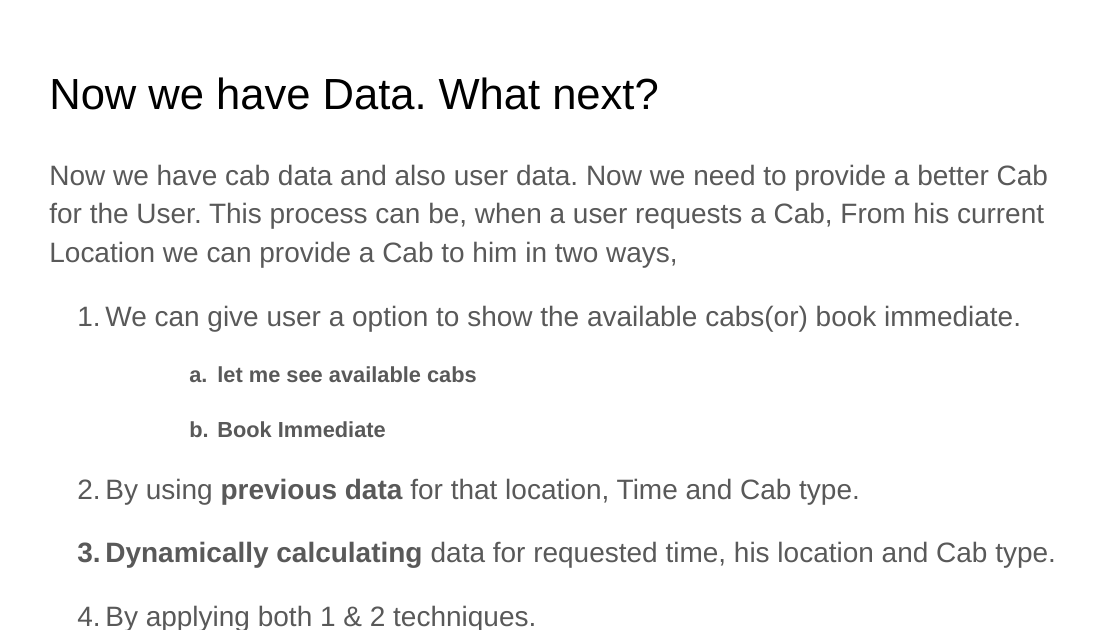
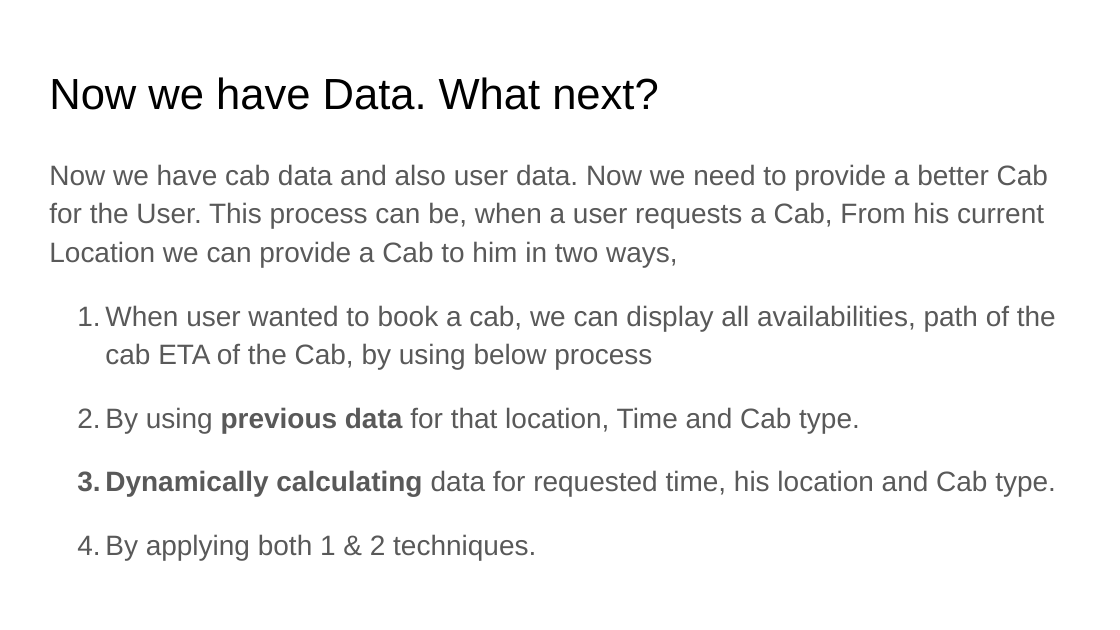
Before and after one commit to Jabbar1/Venturcity, a slide deck: slide 6 of ProjectDescription.pptx. Drawn at 1120x630 pixels with LibreOffice and Linux fonts; fonts in the diff are those of the drawing. Boxes give left, top, right and bottom in pixels: in the first picture for what was removed or moved away, otherwise in the second. Text is boxed around its words. In the diff, an @@ line names an element or a change of style, - is before the commit and + after.

```diff
--- a/ProjectDescription.pptx
+++ b/ProjectDescription.pptx
@@ text at (x1=105, y1=305, x2=1056, y2=369): text changed @@
-1. We can give user a option to show the available cabs(or) book immediate.
-  a. let me see available cabs
-  b. Book Immediate
+1. When user wanted to book a cab, we can display all availabilities, path of the cab ETA of the Cab, by using below process
```
Also in this commit, not shown: 2 other slides changed.
